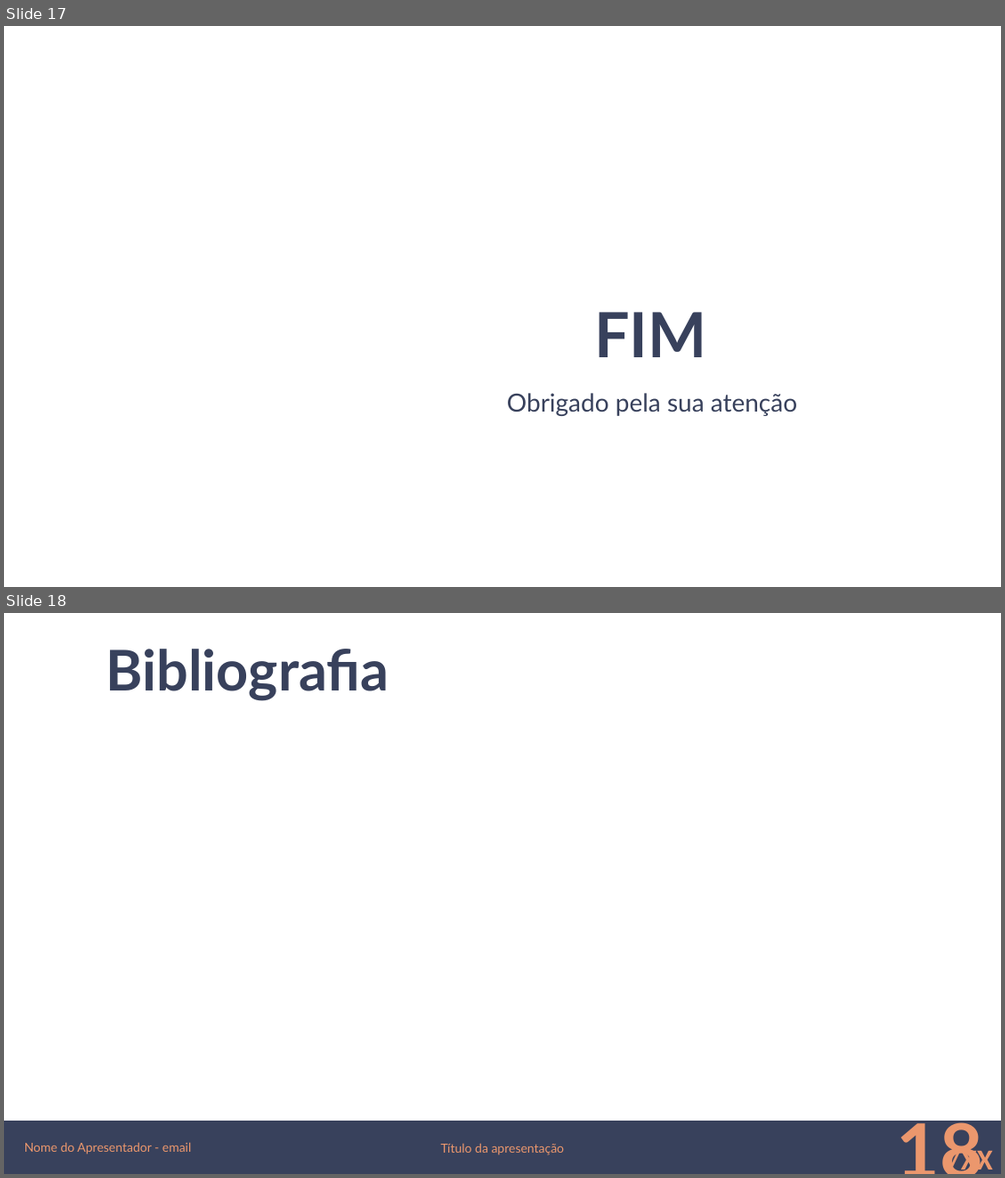
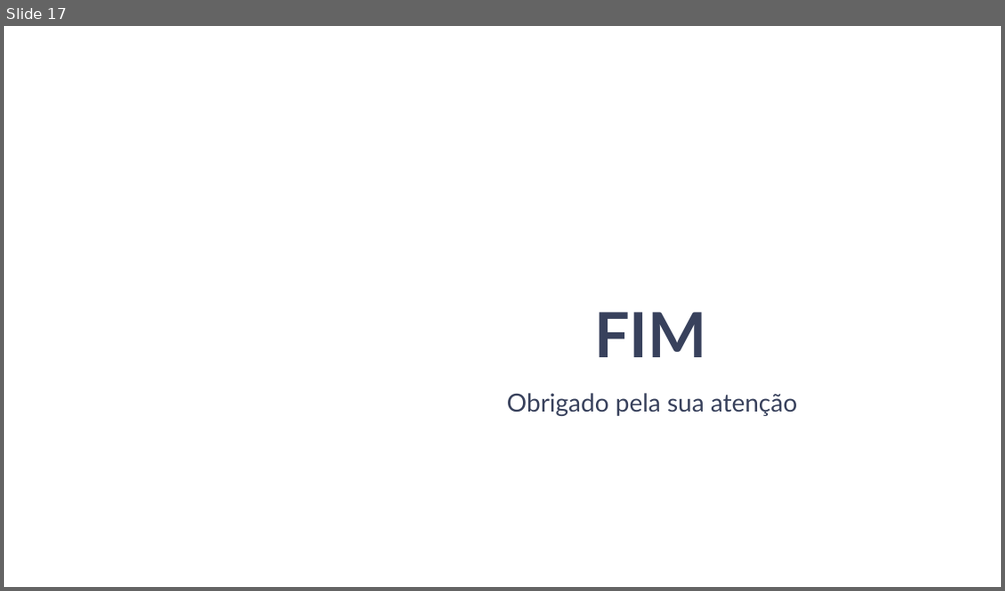
Before and after one commit to lincolncosta/alexnet-oxford-flowers, a slide deck: apresentacao-final.pptx. Shown one above the other, each under a label of ours: slides 17 and 18 before the commit, slide 17 after it. The pictures are 1005x1178 and 1005x591 pixels, drawn with LibreOffice and Linux fonts; fonts in the diff are those of the drawing; background and template pictures are left out. Boxes give left, top, right and bottom in pixels: in the first picture for what was removed or moved away, otherwise in the second. Text is boxed around its words. In the diff, an @@ line names an element or a change of style, - is before the commit and + after.

```diff
--- a/apresentacao-final.pptx
+++ b/apresentacao-final.pptx
@@ slide 18 removed at [4, 613, 1001, 1174], background #FFFFFF @@
@@ title removed at [106, 649, 389, 701] @@
-Bibliografia
@@ rectangle removed at [4, 1121, 1001, 1174] @@
@@ text removed at [24, 1142, 191, 1154] @@
-Nome do Apresentador - email
@@ text removed at [441, 1143, 565, 1155] @@
-Título da apresentação
@@ page number removed at [767, 1133, 991, 1163] @@
-18
@@ rectangle removed at [940, 1139, 1001, 1174] @@
-/XX
```
Also in this commit, not shown: 14 slides changed, 2 slides added, 2 other slides removed.
